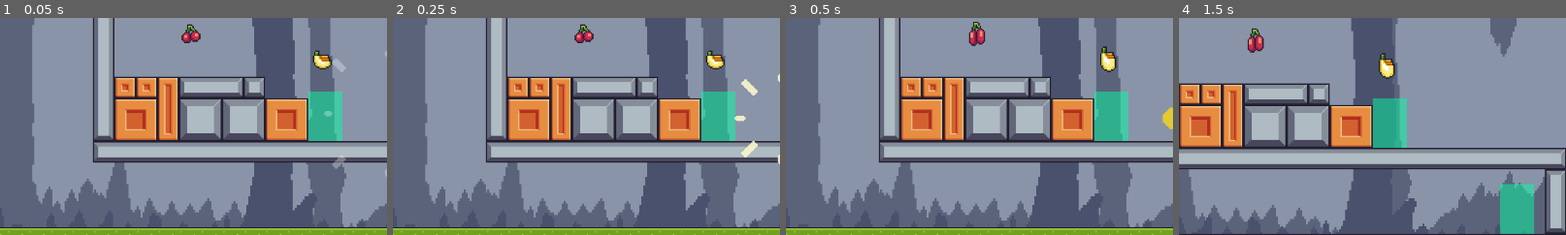
Above: before the commit, frames 1-4 (left to right).
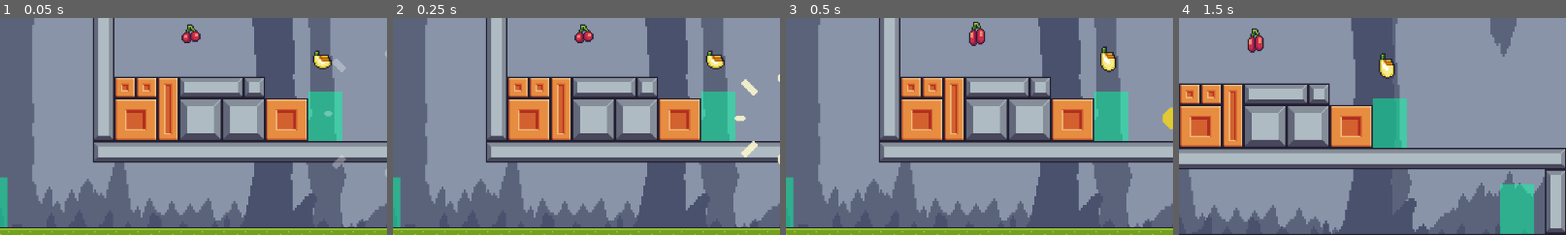
Above: after the commit, the same moments.

Repository: Jhon-mantila/ninja-frog
Game: Godot game, scene res://Scenes/Screens/screen_1.tscn
Same seed, same stepped clock (60 frames per second), same inputs: the game is played once before the commit and once after it.
Inputs:
- Up to frame 1 (0.05 s): no input
- Up to frame 2 (0.25 s): no input
- Up to frame 3 (0.5 s): no input
- Up to frame 4 (1.5 s): tap Enter (ui_accept) at 0.5, 0.77 s; hold Right (ui_right) from 0.53 s (still down)
The pictures show only the part of the screen within x 0-50%, y 29-79%; the shares and areas given below are measured in that part.

The runs differ from the first frame. In frame 1, 0.5% of the frame differs, in the area x 0-3%, y 73-97%; in frame 2, 0.5%; in frame 3, 0.5%; in frame 4, nothing differs.

Commit message:
Creando varios portales

Diff:
--- a/Scenes/Enviroments/portal.gd
+++ b/Scenes/Enviroments/portal.gd
@@ -1,14 +1,25 @@
 extends Node2D
 
-var send_ninja_to = Vector2()
+#var send_ninja_to = Vector2()
+var otroPortal
 # Called when the node enters the scene tree for the first time.
+
+@export var grupo_portal = 1
+var permiso = true:
+	set(value):
+		if permiso:
+			$Timer.start()
+		permiso = value
+
+
 func _ready():
 	$AnimatedSprite2D.visible = false
 	var portals = get_tree().get_nodes_in_group("portal")
 	for i in range (portals.size()):
 		if portals[i].position != position:
-			print("El portal con posición: ", position, " ha detetado el otro portal con posición: ", portals[i].position)
-			send_ninja_to = portals[i].position
+			if portals[i].grupo_portal == self.grupo_portal:
+				print("El portal con posición: ", position, " ha detetado el otro portal con posición: ", portals[i].position)
+				otroPortal = portals[i]
 	print(position)
 	pass # Replace with function body.
 
@@ -18,11 +29,12 @@
 	pass
 
 func _on_area_teletransport_area_entered(area):
-	if area.get_parent().is_in_group("ninja"):
+	if area.get_parent().is_in_group("ninja") && permiso:
 		print(area.get_parent().position)
 		$AnimatedSprite2D.visible = true
 		$AnimatedSprite2D.play("on")
-		area.get_parent().position = send_ninja_to
+		area.get_parent().position = otroPortal.position
+		otroPortal.permiso = false
 		print("hola ninja")
 	pass # Replace with function body.
 
@@ -30,3 +42,7 @@
 func _on_animated_sprite_2d_animation_finished():
 	$AnimatedSprite2D.visible = false
 	pass # Replace with function body.
+
+func _on_timer_timeout():
+	permiso = true
+	pass # Replace with function body.
--- a/Scenes/Enviroments/portal.tscn
+++ b/Scenes/Enviroments/portal.tscn
@@ -177,5 +177,9 @@
 position = Vector2(-1, 17.5)
 shape = SubResource("RectangleShape2D_rpgut")
 
+[node name="Timer" type="Timer" parent="."]
+wait_time = 0.5
+
 [connection signal="animation_finished" from="AnimatedSprite2D" to="." method="_on_animated_sprite_2d_animation_finished"]
 [connection signal="area_entered" from="area_teletransport" to="." method="_on_area_teletransport_area_entered"]
+[connection signal="timeout" from="Timer" to="." method="_on_timer_timeout"]
--- a/Scenes/Screens/screen_1.tscn
+++ b/Scenes/Screens/screen_1.tscn
@@ -59,6 +59,21 @@
 [sub_resource type="RectangleShape2D" id="RectangleShape2D_cr1eh"]
 size = Vector2(424.002, 46)
 
+[sub_resource type="Animation" id="Animation_nn1li"]
+length = 0.001
+tracks/0/type = "value"
+tracks/0/imported = false
+tracks/0/enabled = true
+tracks/0/path = NodePath("CanvasLayer/ColorRect:color")
+tracks/0/interp = 1
+tracks/0/loop_wrap = true
+tracks/0/keys = {
+"times": PackedFloat32Array(0),
+"transitions": PackedFloat32Array(1),
+"update": 0,
+"values": [Color(0, 0, 0, 0)]
+}
+
 [sub_resource type="Animation" id="Animation_0w3wl"]
 resource_name = "to_black"
 tracks/0/type = "value"
@@ -72,21 +87,6 @@
 "transitions": PackedFloat32Array(1, 1),
 "update": 0,
 "values": [Color(0, 0, 0, 0), Color(0, 0, 0, 1)]
-}
-
-[sub_resource type="Animation" id="Animation_nn1li"]
-length = 0.001
-tracks/0/type = "value"
-tracks/0/imported = false
-tracks/0/enabled = true
-tracks/0/path = NodePath("CanvasLayer/ColorRect:color")
-tracks/0/interp = 1
-tracks/0/loop_wrap = true
-tracks/0/keys = {
-"times": PackedFloat32Array(0),
-"transitions": PackedFloat32Array(1),
-"update": 0,
-"values": [Color(0, 0, 0, 0)]
 }
 
 [sub_resource type="Animation" id="Animation_ee5t1"]
@@ -117,9 +117,11 @@
 
 [node name="portal" parent="." instance=ExtResource("10_506xt")]
 position = Vector2(6294, 486)
+grupo_portal = 2
 
 [node name="portal2" parent="." instance=ExtResource("10_506xt")]
 position = Vector2(6105, 358)
+grupo_portal = 2
 
 [node name="TileMap" parent="." instance=ExtResource("3_hw1w0")]
 
@@ -218,5 +220,11 @@
 "": SubResource("AnimationLibrary_jnyro")
 }
 
+[node name="portal3" parent="." instance=ExtResource("10_506xt")]
+position = Vector2(5406, 487)
+
+[node name="portal4" parent="." instance=ExtResource("10_506xt")]
+position = Vector2(5607, 486)
+
 [connection signal="body_entered" from="init_cutScene1" to="init_cutScene1" method="_on_body_entered"]
 [connection signal="animation_finished" from="init_cutScene1/AnimationPlayer" to="init_cutScene1" method="_on_animation_player_animation_finished"]
